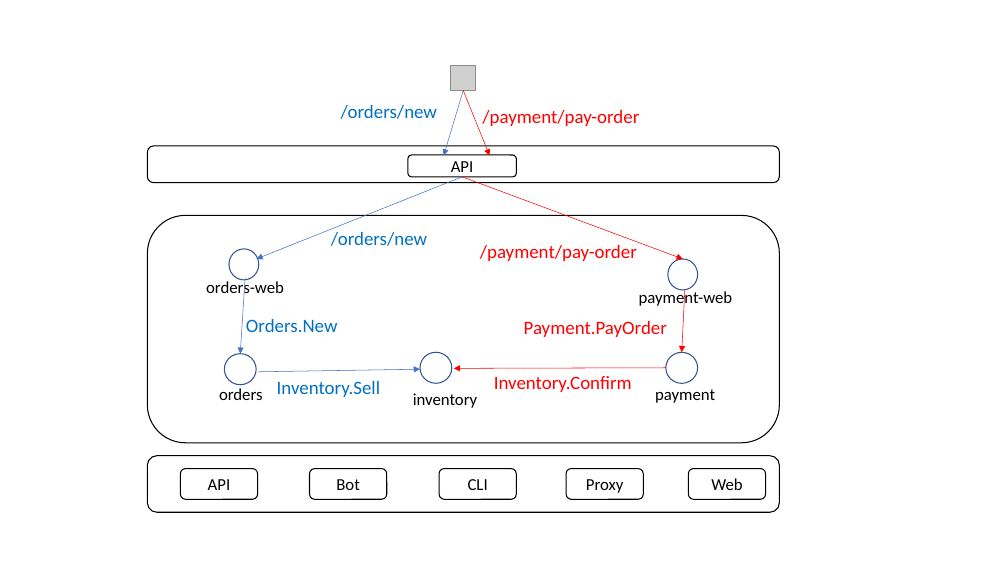
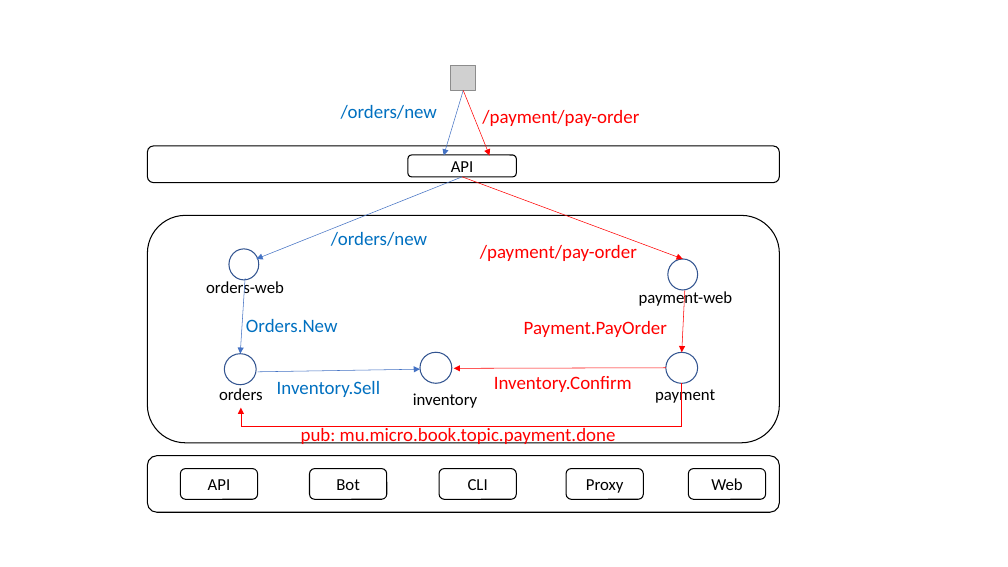
Before and after one commit to printfcoder/stack-rpc-tutorials, a slide deck: slide 8 of microservice-in-micro/docs/design.pptx. Drawn at 1008x567 pixels with LibreOffice and Linux fonts; fonts in the diff are those of the drawing; grey boxes stand for pictures. Boxes give left, top, right and bottom in pixels: in the first picture for what was removed or moved away, otherwise in the second. Text is boxed around its words. In the diff, an @@ line names an element or a change of style, - is before the commit and + after.

```diff
--- a/microservice-in-micro/docs/design.pptx
+++ b/microservice-in-micro/docs/design.pptx
@@ elbow arrow added from (682, 383) to (241, 408), #FF0000 0.5 pt @@
@@ text added at (x1=301, y1=426, x2=616, y2=444), 18 pt, text #FF0000 @@
+pub: mu.micro.book.topic.payment.done
```
Also in this commit, not shown: 7 other files.
